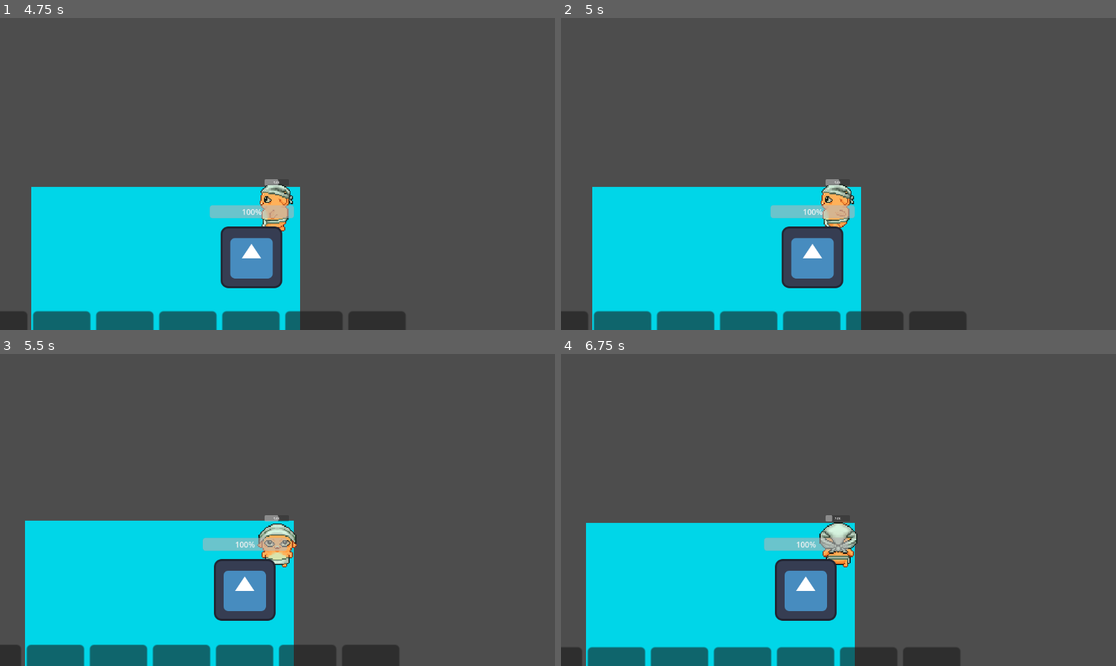
Above: before the commit, frames 1-4 (two rows, left to right).
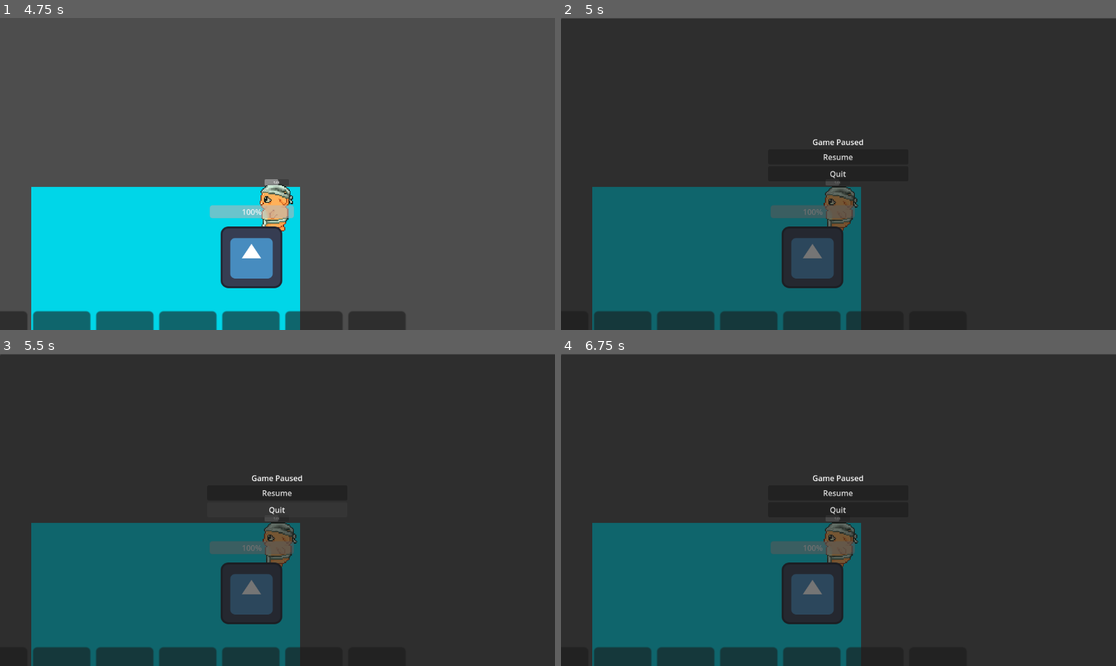
Above: after the commit, the same moments.

Repository: iListenToSludge/Pizza-Interactive
Game: Godot game, scene res://restaurant.tscn
Same seed, same stepped clock (60 frames per second), same inputs: the game is played once before the commit and once after it. This scene is started directly instead of the project's main scene. The engine's default icon, where the game draws it, is replaced by a stand-in: a white triangle on a blue panel in a dark square.
Inputs (mouse positions are in pixels of both pictures, inside the frame that each line leads up to):
- Up to frame 1 (4.75 s): tap Enter (ui_accept) at 0.5, 0.77, 1.52, 3.02, 3.77, 4.52 s; move the mouse to (399, 158) at 0.52 s; hold D (move right) 0.53-1.28 s; tap Shift (dash) at 0.6, 2.85 s; move the mouse to (166, 189) at 1.27 s; hold S (move down) 1.28-2.03 s; right-click (166, 189) at 1.35 s; move the mouse to (333, 105) at 2.02 s; press the mouse at (333, 105) at 2.03 s; hold D (move right) 2.03-2.78 s; move the mouse to (249, 236) at 2.77 s; release the mouse at (249, 236) at 2.78 s; hold W (move up) 2.78-3.53 s; move the mouse to (444, 220) at 3.52 s; hold A (move left) from 3.53 s (still down); right-click (444, 220) at 3.6 s; tap R (reload) at 4.15 s; move the mouse to (111, 127) at 4.27 s; click (111, 127) at 4.35 s
- Up to frame 2 (5 s): keep holding A (move left); tap Escape (pause, bound only after the commit) at 4.9 s
- Up to frame 3 (5.5 s): move the mouse to (305, 510) at 5.02 s; release A (move left) at 5.03 s; hold S (move down) from 5.03 s (still down); tap Shift (dash) at 5.1 s
- Up to frame 4 (6.75 s): move the mouse to (755, 432) at 5.77 s; release S (move down) at 5.78 s; hold D (move right) 5.78-6.53 s; right-click (755, 432) at 5.85 s; tap Enter (ui_accept) at 6.02 s; move the mouse to (960, 494) at 6.52 s; press the mouse at (960, 494) at 6.53 s; hold W (move up) from 6.53 s (still down)

Frame 1 is identical in both runs. In frame 2, 98% of the frame differs, in the area x 0-100%, y 0-100%; in frame 3, 96%; in frame 4, 98%.

Commit message:
created and coded the cutscenes
i also made the comic backstory the main scene and it transitions into the start screen then restaurant screen (temporary restaurant scene atleast)

Diff:
--- /dev/null
+++ b/pizza-interactive/backstoryComic.tscn
@@ -0,0 +1,80 @@
+[gd_scene load_steps=6 format=3 uid="uid://bfousmh61fni7"]
+
+[ext_resource type="Script" uid="uid://dwe5vl06dh3lo" path="res://comicBackstory.gd" id="1_mgihu"]
+[ext_resource type="Texture2D" uid="uid://b8mdpiphg5iqq" path="res://blackScreen.png" id="2_m8xbi"]
+
+[sub_resource type="Theme" id="Theme_3lq0g"]
+
+[sub_resource type="StyleBoxFlat" id="StyleBoxFlat_m8xbi"]
+content_margin_left = 4.0
+content_margin_top = 4.0
+content_margin_right = 4.0
+content_margin_bottom = 4.0
+bg_color = Color(0.99, 0, 0.7095, 1)
+corner_radius_top_left = 3
+corner_radius_top_right = 3
+corner_radius_bottom_right = 3
+corner_radius_bottom_left = 3
+corner_detail = 5
+
+[sub_resource type="StyleBoxFlat" id="StyleBoxFlat_3lq0g"]
+content_margin_left = 4.0
+content_margin_top = 4.0
+content_margin_right = 4.0
+content_margin_bottom = 4.0
+bg_color = Color(0.36438915, 4.620552e-05, 0.3319936, 0.6)
+corner_radius_top_left = 3
+corner_radius_top_right = 3
+corner_radius_bottom_right = 3
+corner_radius_bottom_left = 3
+corner_detail = 5
+
+[node name="Control" type="Control"]
+process_mode = 3
+layout_mode = 3
+anchors_preset = 15
+anchor_right = 1.0
+anchor_bottom = 1.0
+grow_horizontal = 2
+grow_vertical = 2
+script = ExtResource("1_mgihu")
+
+[node name="ComicImage" type="TextureRect" parent="."]
+layout_mode = 1
+anchors_preset = 15
+anchor_right = 1.0
+anchor_bottom = 1.0
+offset_right = 2.0
+offset_bottom = 5.0
+grow_horizontal = 2
+grow_vertical = 2
+
+[node name="TextureRect" type="TextureRect" parent="."]
+layout_mode = 0
+offset_left = -6.0
+offset_top = 506.0
+offset_right = 1161.0
+offset_bottom = 659.0
+texture = ExtResource("2_m8xbi")
+expand_mode = 1
+
+[node name="NextButton" type="Button" parent="."]
+layout_mode = 0
+offset_left = 993.0
+offset_top = 551.0
+offset_right = 1134.0
+offset_bottom = 617.0
+theme = SubResource("Theme_3lq0g")
+theme_override_font_sizes/font_size = 31
+theme_override_styles/normal = SubResource("StyleBoxFlat_m8xbi")
+theme_override_styles/hover = SubResource("StyleBoxFlat_3lq0g")
+text = "Next"
+
+[node name="ComicText" type="Label" parent="."]
+layout_mode = 0
+offset_left = 16.0
+offset_top = 516.0
+offset_right = 973.0
+offset_bottom = 649.0
+
+[connection signal="pressed" from="NextButton" to="." method="_on_next_button_pressed"]
--- /dev/null
+++ b/pizza-interactive/comicBackstory.gd
@@ -0,0 +1,49 @@
+extends Control
+
+@onready var image = $ComicImage
+@onready var text = $ComicText
+
+var pages = [
+	{
+		"image": preload("res://assets/curated/jetpack cat overwatch.webp"),
+		"text": "Page1"
+	},
+	{
+		"image": preload("res://assets/curated/jetpackCat2.jpeg"),
+		"text": "Page2"
+	},
+	{
+		"image": preload("res://assets/curated/jetpackCat3.jpeg"),
+		"text": "Page3"
+	},
+	{
+		"image": preload("res://assets/curated/jetpackCat4.jpeg"),
+		"text": "Page4"
+	},
+	{
+		"image": preload("res://assets/curated/jetpackCat5.jpeg"),
+		"text": "Page5"
+	},
+	{
+		"image": preload("res://assets/curated/jetpackCat.jpeg"),
+		"text": "Page6"
+	}
+]
+
+var current_index = 0
+
+func _ready():
+	update_page()
+
+func update_page():
+	image.texture = pages[current_index]["image"]
+	text.text = pages[current_index]["text"]
+
+
+func _on_next_button_pressed() -> void:
+	current_index += 1
+
+	if current_index >= pages.size():
+		get_tree().change_scene_to_file("res://title_screen.tscn")
+	else:
+		update_page()
--- a/pizza-interactive/pause_menu.gd
+++ b/pizza-interactive/pause_menu.gd
@@ -3,7 +3,7 @@
 
 # Called when the node enters the scene tree for the first time.
 func _ready() -> void:
-	pass # Replace with function body.
+	visible = false
 
 
 # Called every frame. 'delta' is the elapsed time since the previous frame.
@@ -22,3 +22,11 @@
 
 #set Engine.time_scale as = 0 to pause the entire game and not just the scripts,
 #set Engine.time_scale = 1 to let the game start up again
+
+func toggle_pause():
+	get_tree().paused = !get_tree().paused
+	visible = get_tree().paused
+
+func _input(event):
+	if event.is_action_pressed("pause"):
+		toggle_pause()
--- a/pizza-interactive/pause_menu.tscn
+++ b/pizza-interactive/pause_menu.tscn
@@ -6,7 +6,7 @@
 process_priority = 1
 
 [node name="PauseMenu" type="Control" parent="."]
-process_mode = 2
+process_mode = 3
 layout_mode = 3
 anchors_preset = 8
 anchor_left = 0.5
--- a/pizza-interactive/project.godot
+++ b/pizza-interactive/project.godot
@@ -11,7 +11,7 @@
 [application]
 
 config/name="Pizza Interactive"
-run/main_scene="uid://b2g3x1c46kbri"
+run/main_scene="uid://bfousmh61fni7"
 config/features=PackedStringArray("4.5", "Forward Plus")
 config/icon="res://icon.svg"
 
@@ -75,6 +75,11 @@
 "events": [Object(InputEventKey,"resource_local_to_scene":false,"resource_name":"","device":-1,"window_id":0,"alt_press …(195 unchanged characters)…
 ]
 }
+pause={
+"deadzone": 0.2,
+"events": [Object(InputEventKey,"resource_local_to_scene":false,"resource_name":"","device":-1,"window_id":0,"alt_pressed":false,"shift_pressed":false,"ctrl_pressed":false,"meta_pressed":false,"pressed":false,"keycode":0,"physical_keycode":4194305,"key_label":0,"unicode":0,"location":0,"echo":false,"script":null)
+]
+}
 
 [rendering]
 
--- a/pizza-interactive/restaurant.tscn
+++ b/pizza-interactive/restaurant.tscn
@@ -1,10 +1,11 @@
-[gd_scene load_steps=6 format=3 uid="uid://ro3vfsskcpmb"]
+[gd_scene load_steps=7 format=3 uid="uid://ro3vfsskcpmb"]
 
 [ext_resource type="PackedScene" uid="uid://ctx1b4dq60qv" path="res://scrapped tests/character.tscn" id="1_1pkq2"]
 [ext_resource type="PackedScene" uid="uid://dspjon02nq16r" path="res://enemy.tscn" id="2_v3g5v"]
 [ext_resource type="Script" uid="uid://doublngyuvabf" path="res://scenes/inventory.gd" id="3_pp8ob"]
 [ext_resource type="Script" uid="uid://baskqj81i3xvo" path="res://scenes/ui.gd" id="3_s0jpr"]
 [ext_resource type="PackedScene" uid="uid://dmc53tnqxuvq8" path="res://scenes/slots/slot.tscn" id="4_q1hja"]
+[ext_resource type="PackedScene" uid="uid://daaou2niixt8w" path="res://pause_menu.tscn" id="6_fb16x"]
 
 [node name="Resturaunt" type="Node2D"]
 
@@ -130,3 +131,5 @@
 
 [node name="Slot16" parent="UI/Inventory" instance=ExtResource("4_q1hja")]
 layout_mode = 2
+
+[node name="CanvasLayer" parent="." instance=ExtResource("6_fb16x")]
Binary file added: pizza-interactive/assets/curated/jetpack cat overwatch.webp
Not shown, added: pizza-interactive/assets/curated/jetpack cat overwatch.webp.import
Binary file added: pizza-interactive/assets/curated/jetpackCat.jpeg
Not shown, added: pizza-interactive/assets/curated/jetpackCat.jpeg.import
Binary file added: pizza-interactive/assets/curated/jetpackCat2.jpeg
Not shown, added: pizza-interactive/assets/curated/jetpackCat2.jpeg.import
Binary file added: pizza-interactive/assets/curated/jetpackCat3.jpeg
Not shown, added: pizza-interactive/assets/curated/jetpackCat3.jpeg.import
Binary file added: pizza-interactive/assets/curated/jetpackCat4.jpeg
Not shown, added: pizza-interactive/assets/curated/jetpackCat4.jpeg.import
Binary file added: pizza-interactive/assets/curated/jetpackCat5.jpeg
Not shown, added: pizza-interactive/assets/curated/jetpackCat5.jpeg.import
(and 3 more such lines)
